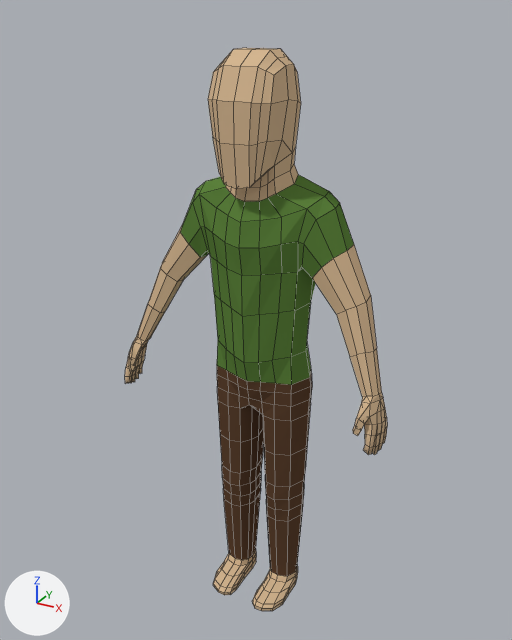
Two versions of the Blender file Assets/Models/Man.blend, one commit apart.
Rendered twice from a camera (50 mm lens) standing at (4.96, -9.07, 9.85) and looking at (-0.12, 0.17, 5.23). Lighting does not change. The marker at lower left points along +X, +Y and +Z. Mesh edges are drawn as thin lines.
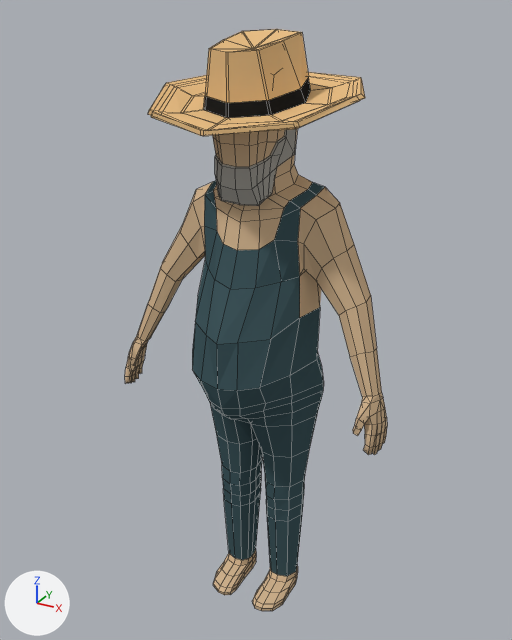
The change, as a list of edits to the scene's bpy script:
```text
Change mat_material_002:
    mat_material_002.base_color: (0.109, 0.227, 0.0467) -> (0.402, 0.389, 0.353)  # green #5d833d -> grey #aaa8a0
Change mat_material_003:
    mat_material_003.base_color: (0.111, 0.0566, 0.0306) -> (0.0515, 0.0964, 0.111)  # brown #5e4331 -> dark cyan #40575e
Add mat_material_004:
    mat_material_004 = diffuse_material('Material.004')
    mat_material_004.base_color = (0.016, 0.016, 0.016)  # black #222222
Add mat_material:
    mat_material = diffuse_material('Material')
    mat_material.base_color = (0.8, 0.515, 0.237)  # beige #e7be86
Change me_cube_002:
    used by ob_cube; location = (0.0, 0.0, 8.39); scale = (0.653, 0.653, 0.653)
    remove me_cube_002.from_pydata(...)  # 384 vertices, 371 faces; spans x 0.0..3.53, y -1.19..1.32, z -12.85..1.46
    add me_cube_002.from_pydata(...)  # 508 vertices, 497 faces; spans x -2.43..3.53, y -2.22..2.25, z -12.85..1.82
    me_cube_002 part 1: a new loose piece of 73 vertices spanning x -2.43..2.32, y -2.22..2.25, z 0.0..1.82
    me_cube_002 part 2
    9 vertices are removed from x 0.0..1.53, y -0.92..1.11, z -1.7..-0.3
    29 faces are deleted
    91 vertices move from x 0.0..2.39, y -0.86..1.3, z -8.2..-2.18 to x 0.0..2.4, y -1.91..1.54, z -8.21..-2.06
    60 vertices are added at x 0.0..1.34, y -0.97..1.11, z -1.83..1.32
    30 new faces join them, mat_material_001 (beige #d5b791)
    38 new faces join them, mat_material_002 (grey #aaa8a0)
    7 new faces join them, mat_material_003 (dark cyan #40585d)
    me_cube_002 part 3: 19 faces spanning x 0.0..2.17, y -0.94..1.32, z -4.18..-1.57 switch from mat_material_002 (green #5d833d) to mat_material_001 (beige #d5b791)
    me_cube_002 part 4: 26 faces spanning x 0.0..1.72, y -1.91..1.52, z -6.27..-2.06 switch from mat_material_002 (green #5d833d) to mat_material_003 (dark cyan #40585d)
    add me_cube_002.materials.append(mat_material)  # beige #e7be86
    add me_cube_002.materials.append(mat_material_004)  # black #222222
```

What differs and where, as boxes [x1, y1, x2, y2] in the pictures (512 x 640 px):
'Cube', recoloured, reshaped: before [125, 48, 387, 611]; after [125, 29, 387, 611]
part 1 of me_cube_002, added (beige): after [148, 29, 365, 136]
part 2 of me_cube_002, built on: before [148, 49, 365, 487]; after [148, 129, 365, 487]
part 3 of me_cube_002, recoloured (green to brown): [180, 191, 354, 277] in both
part 4 of me_cube_002, recoloured (green to cyan): before [204, 226, 311, 385]; after [192, 226, 324, 409]
